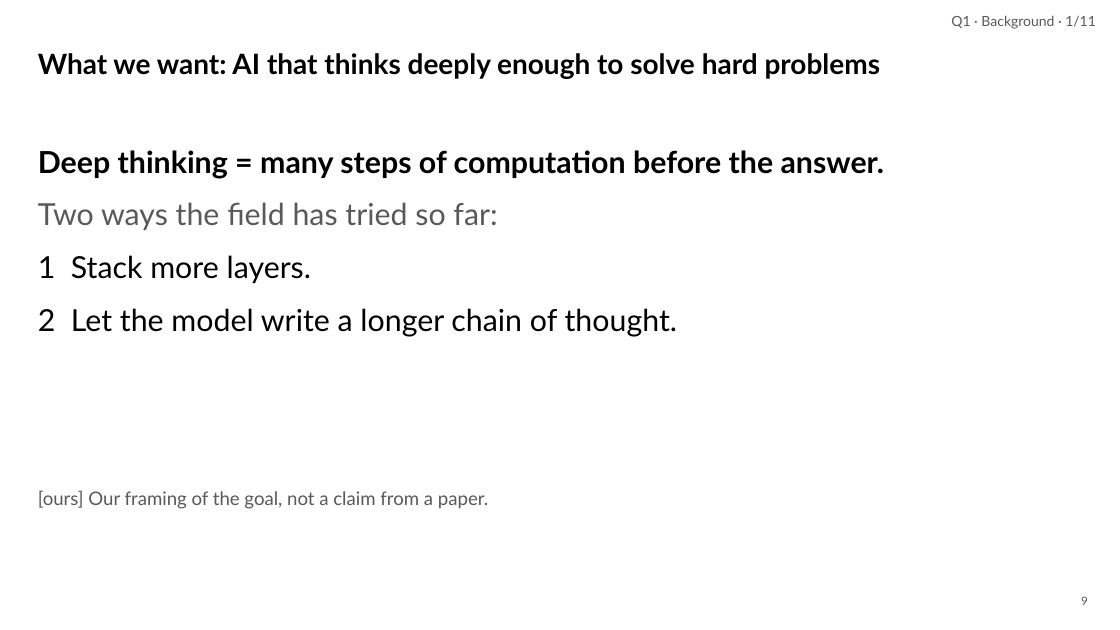
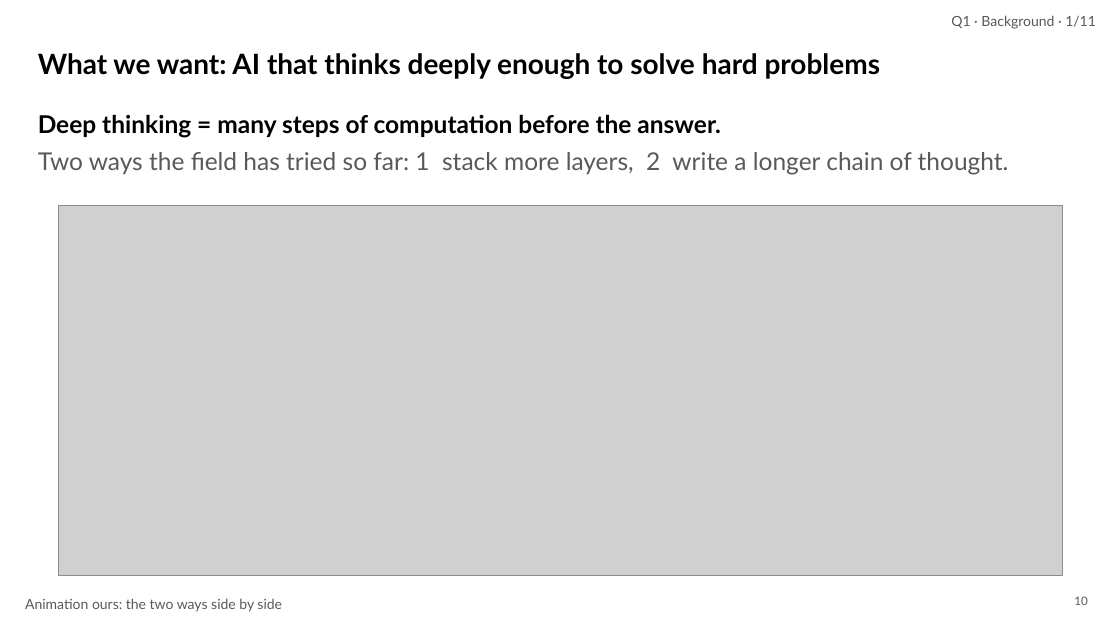
Before and after one commit to irregular6612/agi-hw2, a slide deck: slide 10 of build/out/looped-transformers.pptx (slide 9 before the commit). Drawn at 1120x630 pixels with LibreOffice and Linux fonts; fonts in the diff are those of the drawing; grey boxes stand for pictures. Boxes give left, top, right and bottom in pixels: in the first picture for what was removed or moved away, otherwise in the second. Text is boxed around its words. In the diff, an @@ line names an element or a change of style, - is before the commit and + after.

```diff
--- a/build/out/looped-transformers.pptx
+++ b/build/out/looped-transformers.pptx
@@ text at <box>38,114,721,138</box>: size 26 to 21 pt in "Deep thinking = many steps of computation ..."; less space between paragraphs @@
@@ text "Deep thinking = many steps ...": place and size @@
-text "Deep thinking = many steps ..." at <box>38,150,884,336</box>
+text "Deep thinking = many steps ..." at <box>38,114,1009,175</box>
@@ text at <box>38,152,1009,175</box>: text changed; size 26 to 21 pt; text colour #000000 to #595959 @@
-Two ways the field has tried so far:
-1 Stack more layers.
-2 Let the model write a longer chain of thought.
+Two ways the field has tried so far: 1 stack more layers, 2 write a longer chain of thought.
@@ picture added at <box>59,206,1064,576</box> @@
@@ text removed at <box>38,490,488,509</box> @@
-[ours] Our framing of the goal, not a claim from a paper.
@@ text added at <box>25,598,282,612</box>, 12 pt, text #595959 @@
+Animation ours: the two ways side by side
@@ page number at <box>1074,596,1087,605</box>: text changed @@
-9
+10
```
Also in this commit, not shown: 41 other slides changed, 15 slides added, 5 slides removed, 31 other files.
